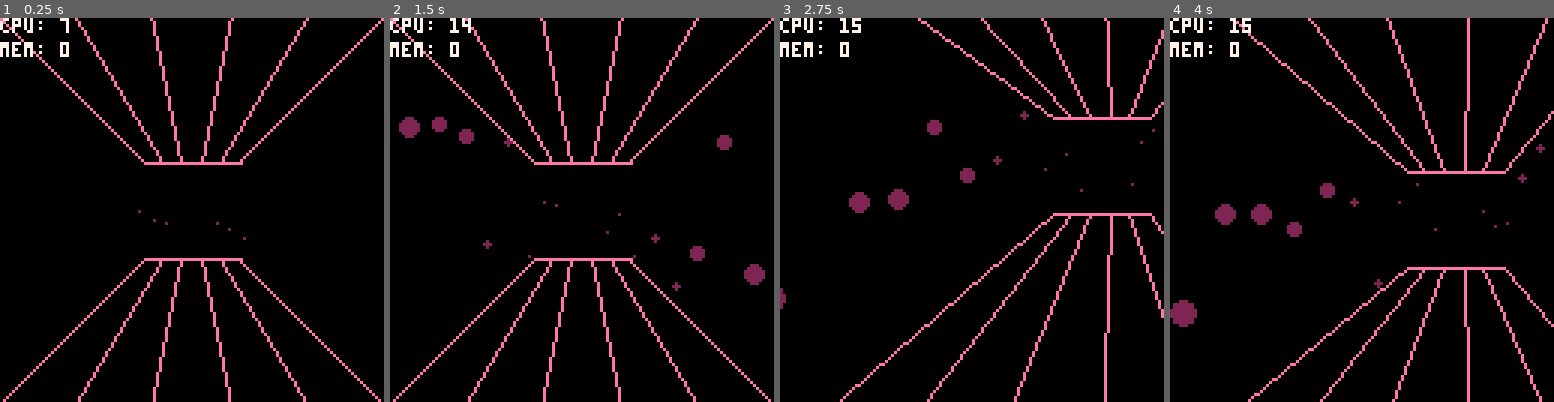
Above: before the commit, frames 1-4 (left to right).
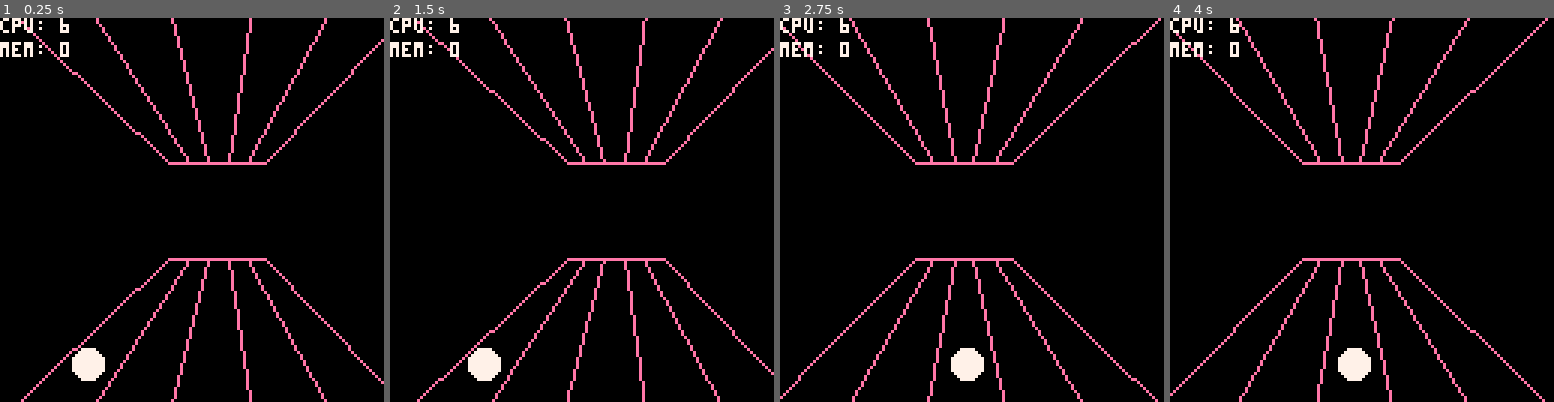
Above: after the commit, the same moments.

Repository: tesselode/web-pilot
Game: PICO-8 cartridge t1k.p8
Same seed, same stepped clock (60 frames per second), same inputs: the game is played once before the commit and once after it.
Inputs:
- Up to frame 1 (0.25 s): no input
- Up to frame 2 (1.5 s): no input
- Up to frame 3 (2.75 s): hold Right 1.6-2.1 s; hold Up 2.15-2.42 s; hold Right from 2.47 s (still down)
- Up to frame 4 (4 s): release Right at 3.03 s; hold Left 3.08-3.58 s; hold Down 3.63-3.97 s

The runs differ from the first frame. In frame 1, 7.4% of the frame differs, in the area x 0-100%, y 0-100%; in frame 2, 8.6%; in frame 3, 8.4%; in frame 4, 9.0%.

Commit message:
player movement + camera

Diff:
--- a/t1k.p8
+++ b/t1k.p8
@@ -1,6 +1,7 @@
 pico-8 cartridge // http://www.pico-8.com
 version 16
 __lua__
+-- pseudo 3d drawing
 
 local p3d = {hx = 64, hy = 64}
 
@@ -24,49 +25,31 @@
 	circfill(x, y, r * z, col)
 end
 
-local cx = 0
-local uptime = 0
-local circles = {}
+-->8
+-- main loop
+
+local player_x = 1
 
 function _update60()
-	if btn(0) then p3d.hx -= 1 end
-	if btn(1) then p3d.hx += 1 end
-	if btn(2) then p3d.hy -= 1 end
-	if btn(3) then p3d.hy += 1 end
+	if btnp(0) and player_x > 1 then player_x -= 1 end
+	if btnp(1) and player_x < 5 then player_x += 1 end
 
-	cx += .1
-	uptime += 1
-	if uptime % 5 == 0 then
-		add(circles, {
-			x = 0,
-			y = rnd(128),
-			z = .33,
-		})
-		add(circles, {
-			x = 128,
-			y = rnd(128),
-			z = .33,
-		})
-	end
-	for circle in all(circles) do
-		circle.z += 1/60
-		if circle.z > 2 then
-			del(circles, circle)
-		end
-	end
+	p3d.hx += (64 + (2.5 - player_x) * 8 - p3d.hx) * .1
 end
 
-function _draw()
-	cls()
+local function draw_web()
 	for x = 0, 128, 128/5 do
 		p3d:line(x, 0, .5, x, 0, 2, 14)
 		p3d:line(x, 128, .5, x, 128, 2, 14)
 	end
 	p3d:line(0, 0, .5, 128, 0, .5, 14)
 	p3d:line(0, 128, .5, 128, 128, .5, 14)
-	for circle in all(circles) do
-		p3d:circfill(circle.x, circle.y, circle.z, 32, 2)
-	end
+end
+
+function _draw()
+	cls()
+	draw_web()
+	p3d:circfill(128/10 + 128/5 * (player_x - 1), 128, .9, 64, 7)
 	print('cpu: ' .. flr(stat(1) * 200), 0, 0, 7)
 	print('mem: ' .. flr(stat(0) / 1024), 0, 8, 7)
 end
